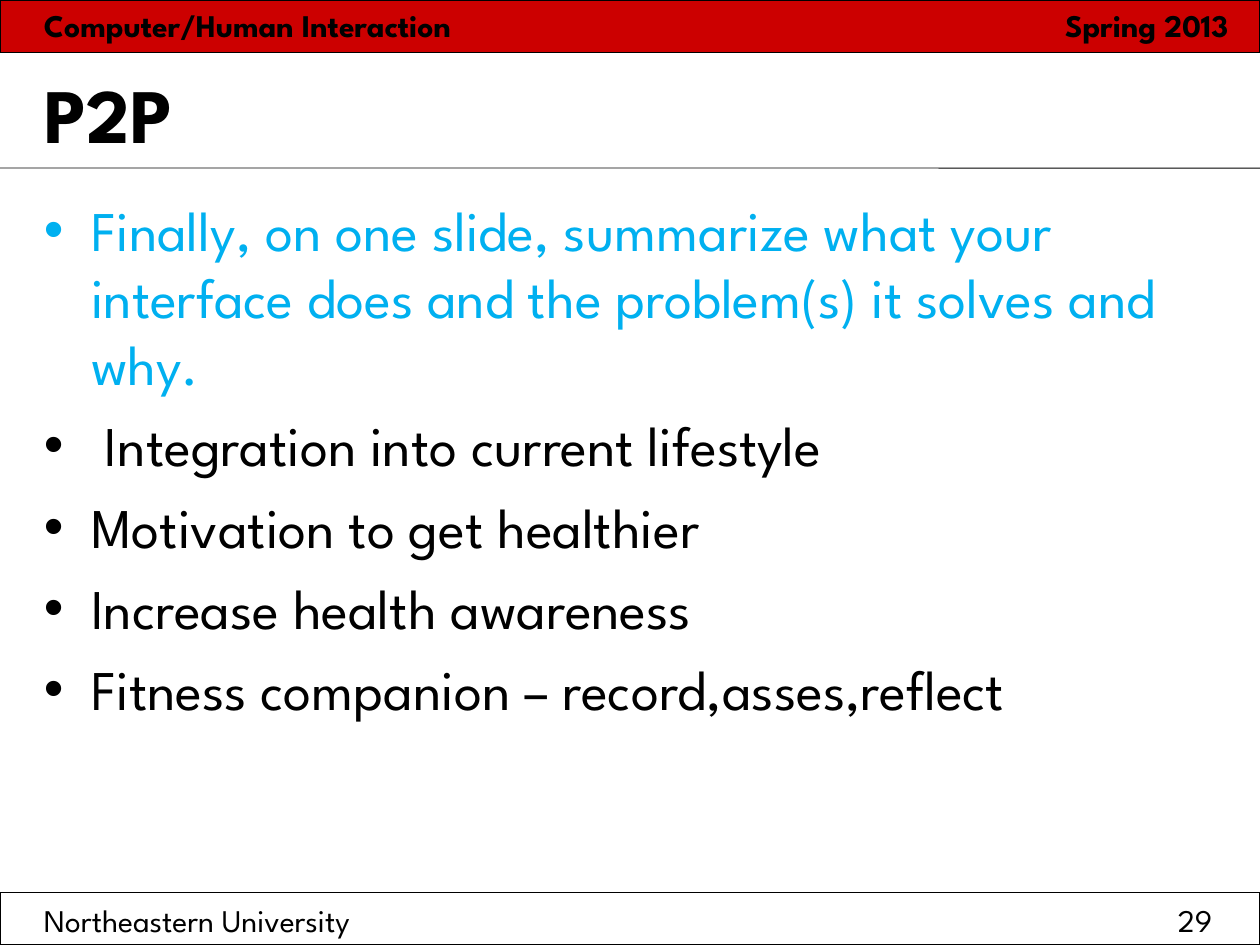
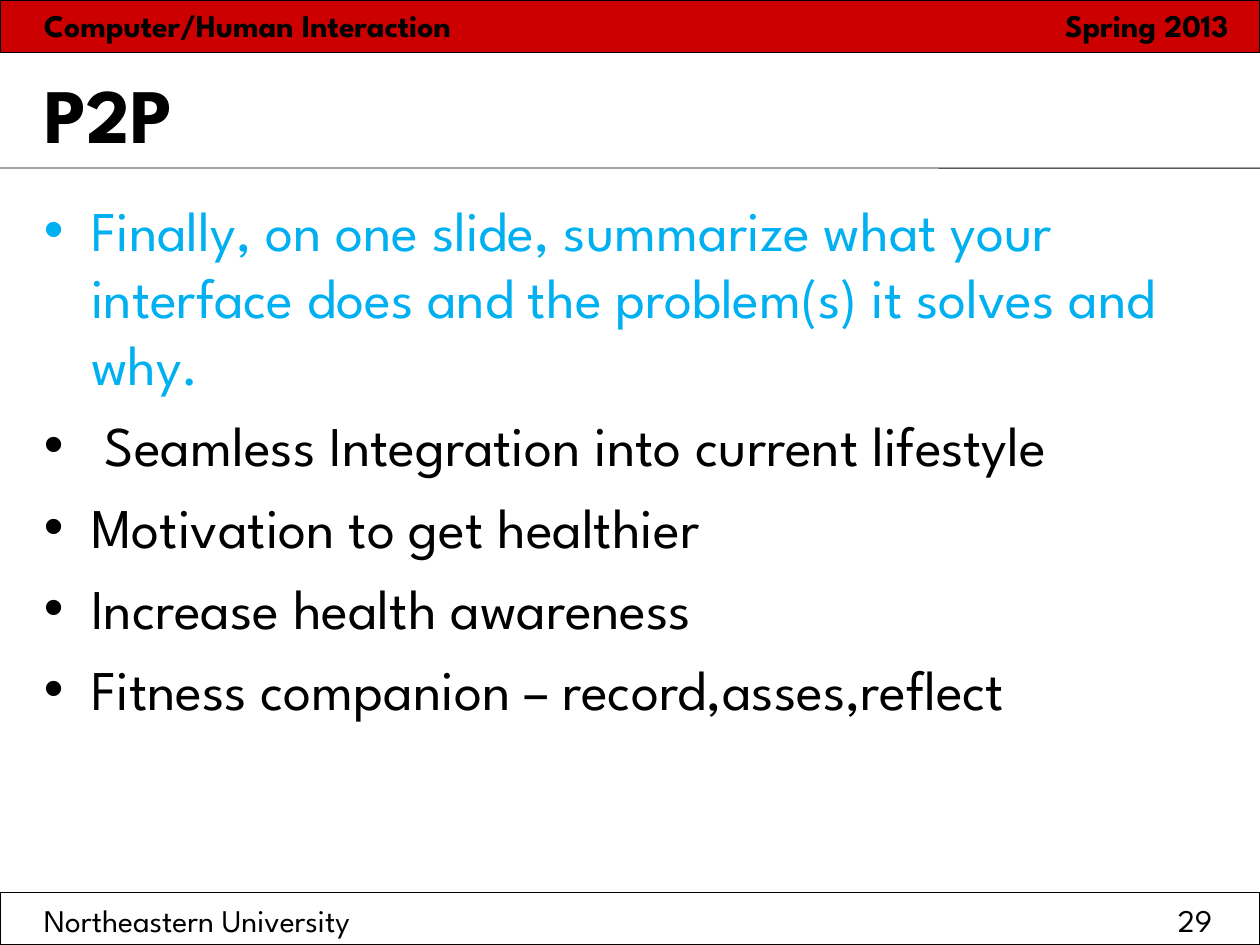
Before and after one commit to hci2014/sandbox, a slide deck: slide 29 of FinalPresentationTemplate.ppt. Drawn at 1260x945 pixels with LibreOffice and Linux fonts; fonts in the diff are those of the drawing. Boxes give left, top, right and bottom in pixels: in the first picture for what was removed or moved away, otherwise in the second. Text is boxed around its words. In the diff, an @@ line names an element or a change of style, - is before the commit and + after.

```diff
--- a/FinalPresentationTemplate.ppt
+++ b/FinalPresentationTemplate.ppt
@@ text at bbox=[105, 426, 1045, 479]: text changed @@
-• Integration into current lifestyle
+• Seamless Integration into current lifestyle
```
Also in this commit, not shown: 9 other slides changed, 1 other file.
